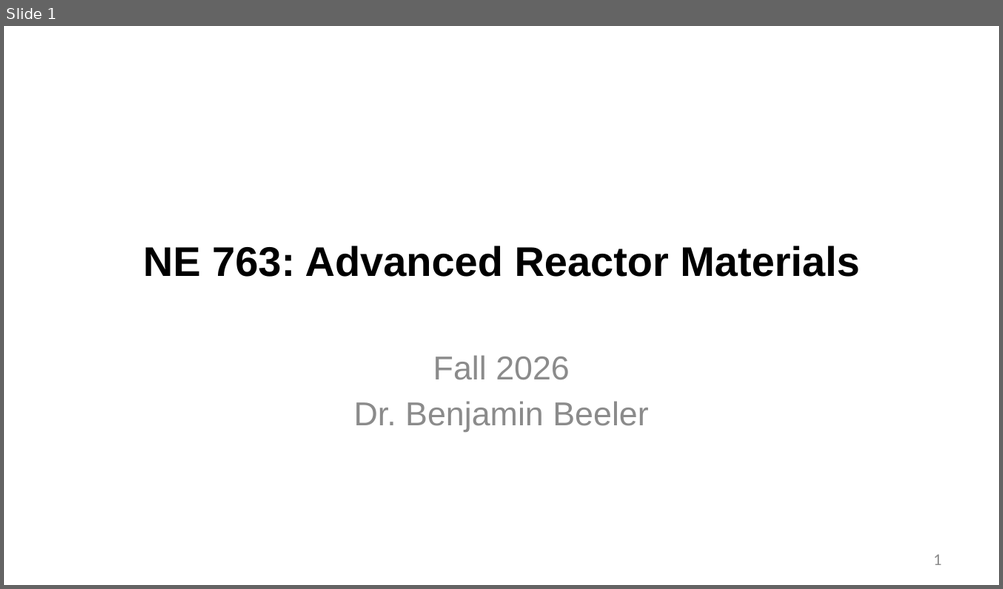
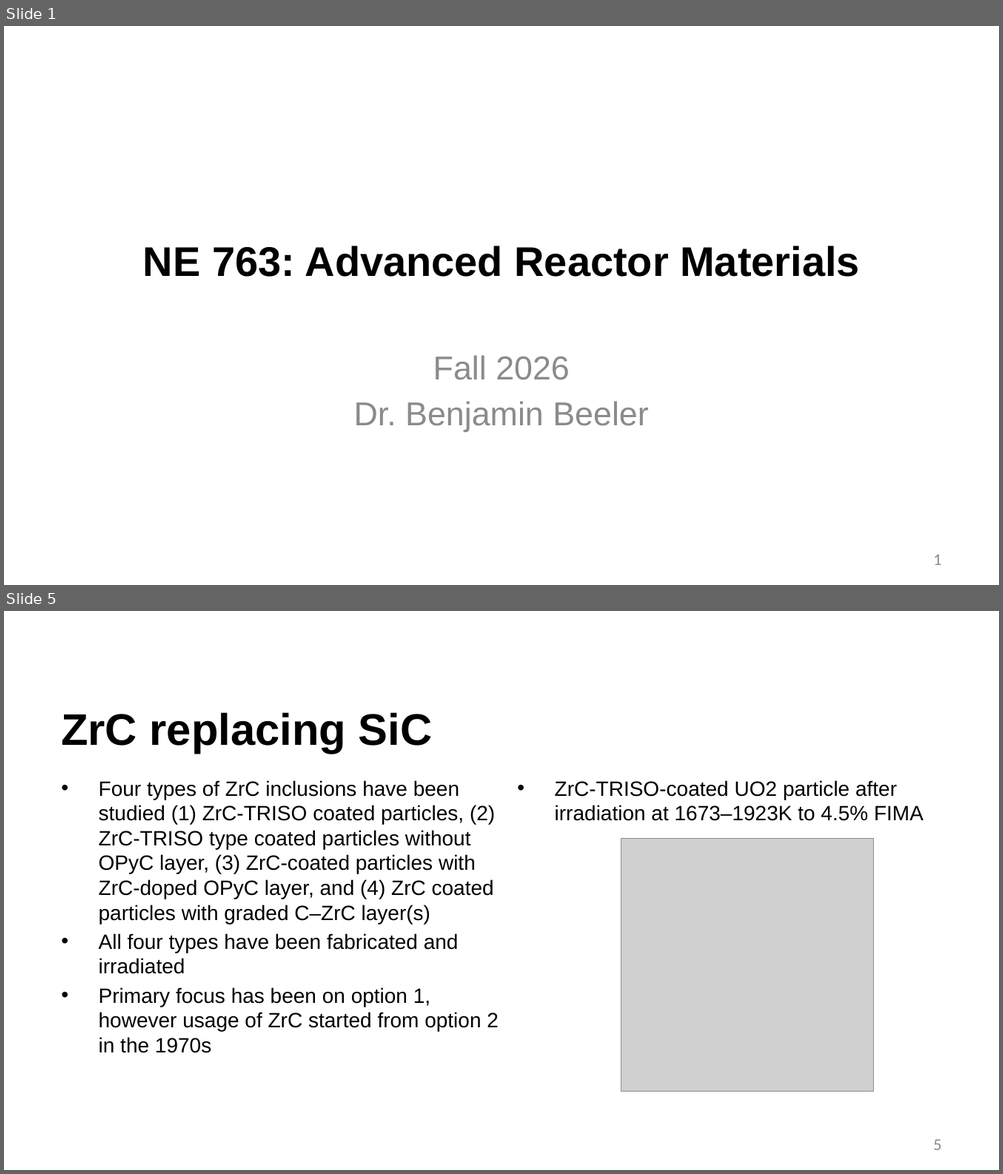
Before and after one commit to benbeeler/TEACHING, a slide deck: Advanced Reactor Materials/Fall2026/Lec7_TRISO.pptx. Shown one above the other, each under a label of ours: slide 1 before the commit, slides 1 and 5 after it; the slides between them are not shown. The pictures are 1003x589 and 1003x1174 pixels, drawn with LibreOffice and Linux fonts; fonts in the diff are those of the drawing; grey boxes stand for pictures; background and template pictures are left out. Boxes give left, top, right and bottom in pixels: in the first picture for what was removed or moved away, otherwise in the second. Text is boxed around its words. In the diff, an @@ line names an element or a change of style, - is before the commit and + after.

```diff
--- a/Advanced Reactor Materials/Fall2026/Lec7_TRISO.pptx
+++ b/Advanced Reactor Materials/Fall2026/Lec7_TRISO.pptx
@@ slide 5 added at <box>4,611,999,1170</box>, background #FFFFFF @@
@@ title added at <box>61,712,432,754</box>, 42.7 pt, text #000000, bold @@
+ZrC replacing SiC
@@ text added at <box>99,780,498,1054</box>, 20 pt, text #000000 @@
+• Four types of ZrC inclusions have been studied (1) ZrC-TRISO coated particles, (2) ZrC-TRISO type coated particles without OPyC layer, (3) ZrC-coated particles with ZrC-doped OPyC layer, and (4) ZrC coated particles with graded C–ZrC layer(s)
+• All four types have been fabricated and irradiated
+• Primary focus has been on option 1, however usage of ZrC started from option 2 in the 1970s
@@ text added at <box>555,780,923,821</box>, 20 pt, text #000000 @@
+• ZrC-TRISO-coated UO2 particle after irradiation at 1673–1923K to 4.5% FIMA
@@ picture added at <box>621,840,874,1092</box> @@
@@ page number added at <box>933,1139,941,1150</box>, 16 pt, text #8C8C8C @@
+5
```
Also in this commit, not shown: 1 slide changed, 12 other slides added, 4 other files.
